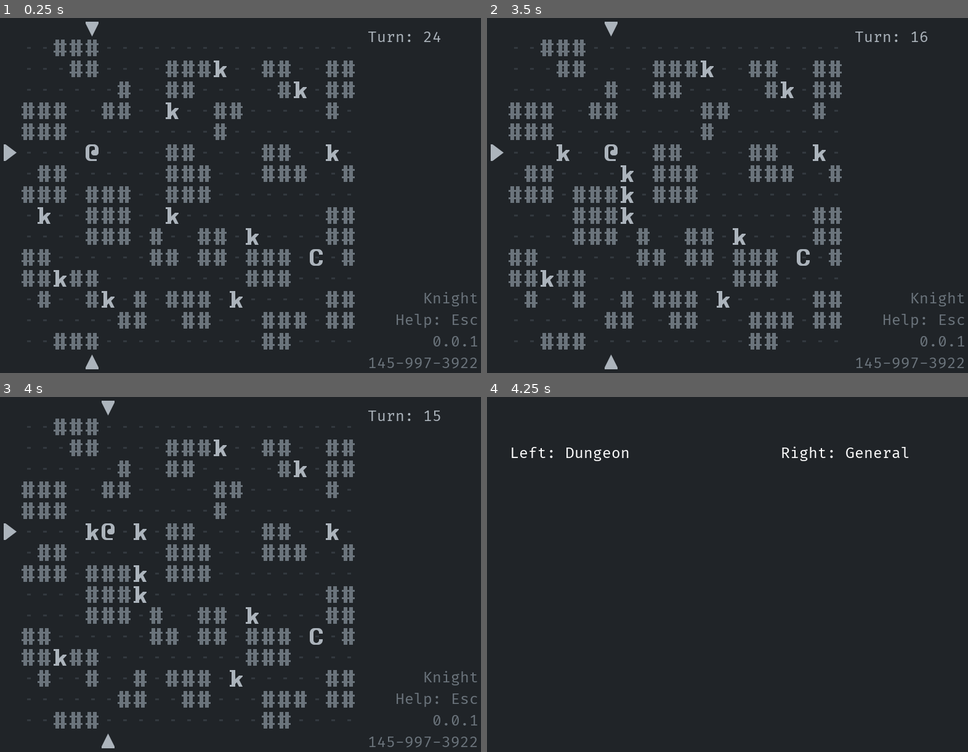
Above: before the commit, frames 1-4 (two rows, left to right).
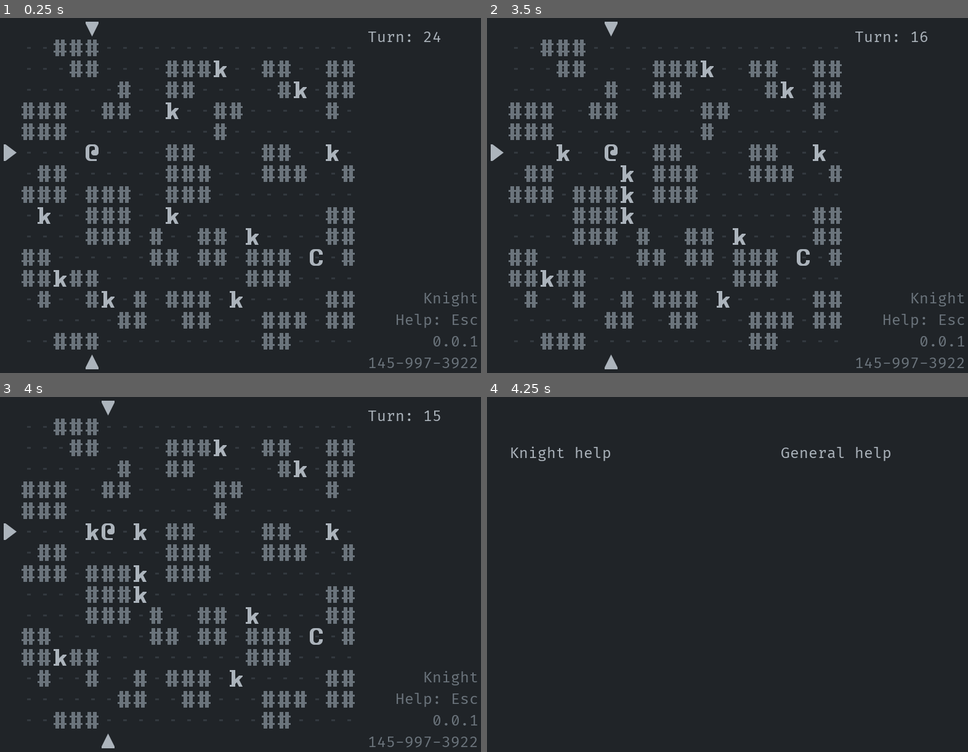
Above: after the commit, the same moments.

Repository: Bozar/OneMoreLevel
Game: Godot game, scene res://scene/main/MainScene.tscn
Two runs of this game, one before a commit and one after it. Both use one fixed random seed, a clock stepped at 60 frames per second and the inputs below.
Inputs:
- Up to frame 1 (0.25 s): no input
- Up to frame 2 (3.5 s): tap Enter at 0.5, 2 s; hold Right (move_right) 0.53-1.28 s; tap A (add_turn) at 0.6, 2.1 s; tap Space (init_world) at 1.25, 1.35, 2.75, 2.85 s; hold Down (move_down) 1.28-2.03 s; hold Right (move_right) 2.03-2.78 s; hold Up (move_up) from 2.78 s (still down)
- Up to frame 3 (4 s): tap Enter at 3.5 s; release Up (move_up) at 3.53 s; hold Left (move_left) from 3.53 s (still down); tap A (add_turn) at 3.6 s
- Up to frame 4 (4.25 s): keep holding Left (move_left); tap Escape (help) at 4.15 s

Frames 1-3 are identical in both runs. In frame 4, 0.6% of the frame differs, in the area x 4-88%, y 13-19%.

Commit message:
Print text in help screen.

Diff:
--- a/library/InitWorldData.gd
+++ b/library/InitWorldData.gd
@@ -10,14 +10,17 @@
 const DemoProgress := preload("res://library/game_progress/DemoProgress.gd")
 const KnightProgress := preload("res://library/game_progress/KnightProgress.gd")
 
+const DemolHelp := preload("res://library/help_text/DemolHelp.gd")
+const KnightHelp := preload("res://library/help_text/KnightHelp.gd")
+
 var _new_WorldTag := preload("res://library/WorldTag.gd").new()
 
 var _world_data: Dictionary = {
 	_new_WorldTag.DEMO: [
-		InitDemo, DemoPCAction, DemoAI, DemoProgress
+		InitDemo, DemoPCAction, DemoAI, DemoProgress, DemolHelp
 	],
 	_new_WorldTag.KNIGHT: [
-		InitKnight, KnightPCAction, KnightAI, KnightProgress
+		InitKnight, KnightPCAction, KnightAI, KnightProgress, KnightHelp
 	],
 }
 
@@ -36,3 +39,7 @@
 
 func get_progress(world_tag: String) -> Game_ProgressTemplate:
 	return _world_data[world_tag][3]
+
+
+func get_help(world_tag: String) -> String:
+	return _world_data[world_tag][4].TEXT
--- a/library/SidebarText.gd
+++ b/library/SidebarText.gd
@@ -7,5 +7,5 @@
 const LOSE: String = "You lose.\n[ Space ]"
 
 const HELP: String = "Help: Esc"
-const WIZARD: String = "+ "
+const WIZARD: String = "+"
 const SEED: String = "{0}-{1}-{2}"
--- /dev/null
+++ b/library/help_text/DemolHelp.gd
@@ -0,0 +1 @@
+const TEXT: String = "Demo help"
--- /dev/null
+++ b/library/help_text/GeneralHelp.gd
@@ -0,0 +1 @@
+const TEXT: String = "General help"
--- /dev/null
+++ b/library/help_text/KnightHelp.gd
@@ -0,0 +1 @@
+const TEXT: String = "Knight help"
--- a/scene/gui/HelpGUI.tscn
+++ b/scene/gui/HelpGUI.tscn
@@ -1,6 +1,7 @@
-[gd_scene load_steps=2 format=2]
+[gd_scene load_steps=3 format=2]
 
 [ext_resource path="res://sprite/GUIText.tscn" type="PackedScene" id=1]
+[ext_resource path="res://scene/gui/HelpHBox.gd" type="Script" id=2]
 
 [node name="HelpGUI" type="MarginContainer"]
 margin_left = 40.0
@@ -17,6 +18,7 @@
 size_flags_horizontal = 3
 size_flags_vertical = 3
 custom_constants/separation = 20
+script = ExtResource( 2 )
 
 [node name="Dungeon" parent="HelpHBox" instance=ExtResource( 1 )]
 margin_right = 420.0
--- /dev/null
+++ b/scene/gui/HelpHBox.gd
@@ -0,0 +1,32 @@
+extends HBoxContainer
+class_name Game_HelpHBox
+
+
+const DUNGEON: String = "Dungeon"
+const GENERAL: String = "General"
+
+var _new_Palette := preload("res://library/Palette.gd").new()
+var _new_ScreenTag: = preload("res://library/ScreenTag.gd").new()
+var _new_GeneralHelp := preload("res://library/help_text/GeneralHelp.gd").new()
+var _new_InitWorldData := preload("res://library/InitWorldData.gd").new()
+
+var _node_list: Array = [DUNGEON, GENERAL]
+
+
+func _ready() -> void:
+	visible = false
+
+
+func _on_InitWorld_world_selected(new_world: String) -> void:
+	_set_color()
+	get_node(GENERAL).text = _new_GeneralHelp.TEXT
+	get_node(DUNGEON).text = _new_InitWorldData.get_help(new_world)
+
+
+func _on_SwitchScreen_screen_switched(screen_tag: String) -> void:
+	visible = (screen_tag == _new_ScreenTag.HELP)
+
+
+func _set_color() -> void:
+	for i in _node_list:
+		get_node(i).modulate = _new_Palette.STANDARD
--- a/scene/gui/SidebarVBox.gd
+++ b/scene/gui/SidebarVBox.gd
@@ -1,4 +1,5 @@
 extends VBoxContainer
+class_name Game_SidebarVBox
 
 
 const TURN: String = "Turn"
--- a/scene/main/HelpInput.gd
+++ b/scene/main/HelpInput.gd
@@ -10,7 +10,6 @@
 
 func _ready() -> void:
 	set_process_unhandled_input(false)
-	visible = false
 
 
 func _unhandled_input(event: InputEvent) -> void:
@@ -19,7 +18,4 @@
 
 
 func _on_SwitchScreen_screen_switched(screen_tag: String) -> void:
-	var active: bool = (screen_tag == _new_ScreenTag.HELP)
-
-	set_process_unhandled_input(active)
-	visible = active
+	set_process_unhandled_input(screen_tag == _new_ScreenTag.HELP)
--- a/scene/main/MainScene.gd
+++ b/scene/main/MainScene.gd
@@ -19,6 +19,7 @@
 const GAME_PROGRESS: String = "GameProgress"
 const GAME_SETTING: String = "GameSetting"
 const SIDEBAR: String = "MainGUI/SidebarVBox"
+const HELP_GUI: String = "HelpGUI/HelpHBox"
 
 const SIGNAL_BIND: Array = [
 	[
@@ -29,7 +30,7 @@
 	[
 		"world_selected", "_on_InitWorld_world_selected",
 		INIT_WORLD,
-		PLAYER_INPUT, ENEMY_AI, SIDEBAR, GAME_PROGRESS,
+		PLAYER_INPUT, ENEMY_AI, SIDEBAR, GAME_PROGRESS, HELP_GUI,
 	],
 	[
 		"turn_started", "_on_Schedule_turn_started",
@@ -59,7 +60,7 @@
 	[
 		"screen_switched", "_on_SwitchScreen_screen_switched",
 		SWITCH_SCREEN,
-		PLAYER_INPUT, CREATE_OBJECT, SIDEBAR, HELP_INPUT,
+		PLAYER_INPUT, CREATE_OBJECT, SIDEBAR, HELP_INPUT, HELP_GUI,
 	],
 	# [
 	# 	"enemy_warned", "_on_EnemyAI_enemy_warned",
--- a/scene/main/MainScene.tscn
+++ b/scene/main/MainScene.tscn
@@ -35,6 +35,8 @@
 margin_right = 780.0
 margin_bottom = 580.0
 
+[node name="HelpGUI" parent="." instance=ExtResource( 25 )]
+
 [node name="AutoStart" type="Node2D" parent="."]
 script = ExtResource( 18 )
 
@@ -52,8 +54,6 @@
 
 [node name="HelpInput" type="Node2D" parent="."]
 script = ExtResource( 24 )
-
-[node name="HelpGUI" parent="HelpInput" instance=ExtResource( 25 )]
 
 [node name="Schedule" type="Node2D" parent="."]
 script = ExtResource( 5 )
